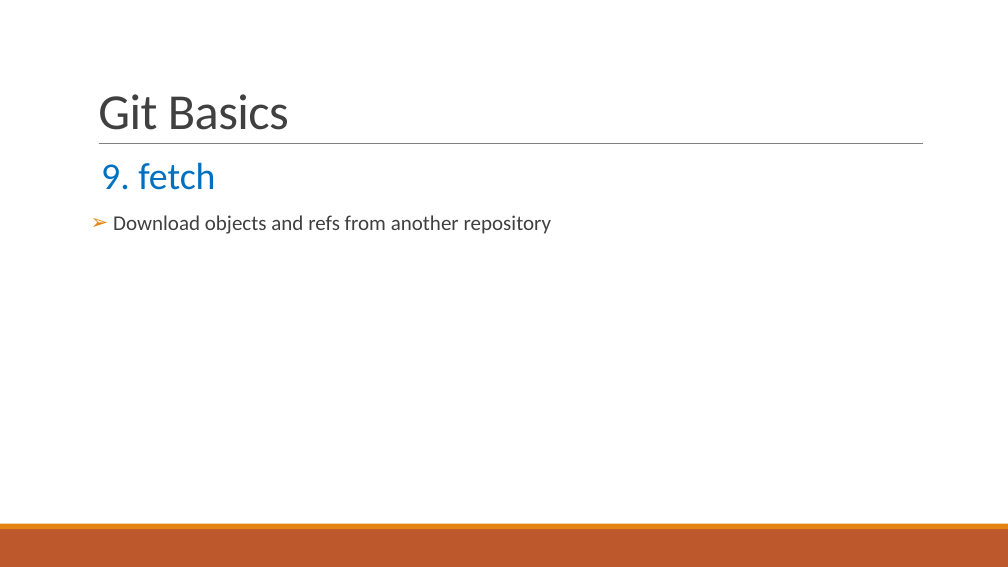
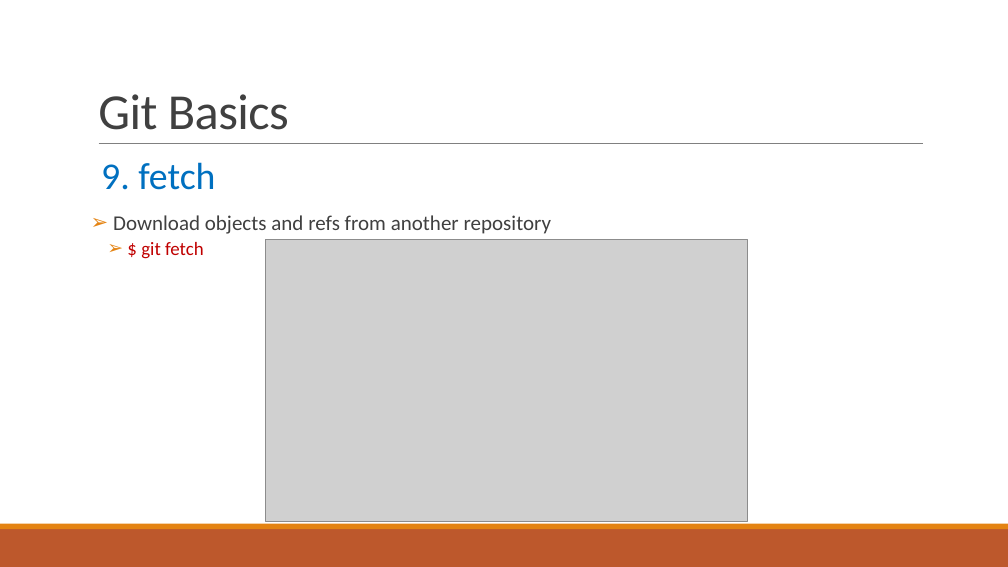
Before and after one commit to huyendinhkhanh/tim_hieu, a slide deck: slide 11 of Git.pptx. Drawn at 1008x567 pixels with LibreOffice and Linux fonts; fonts in the diff are those of the drawing; grey boxes stand for pictures. Boxes give left, top, right and bottom in pixels: in the first picture for what was removed or moved away, otherwise in the second. Text is boxed around its words. In the diff, an @@ line names an element or a change of style, - is before the commit and + after.

Commit message:
update Git.pptx - insert pictures

```diff
--- a/Git.pptx
+++ b/Git.pptx
@@ text at bbox=[141, 242, 204, 259]: paragraph added @@
+  ➢ $ git fetch
@@ picture added at bbox=[265, 240, 747, 522] @@
```
Also in this commit, not shown: 13 other slides changed.
